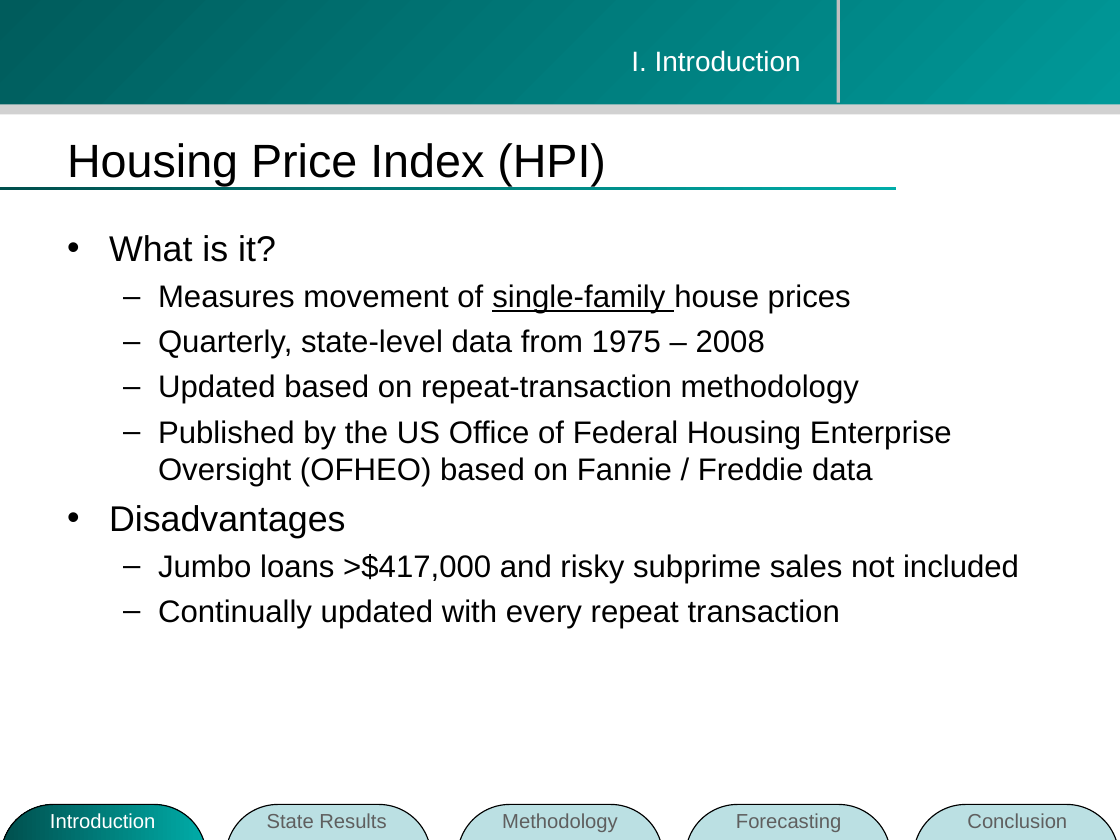
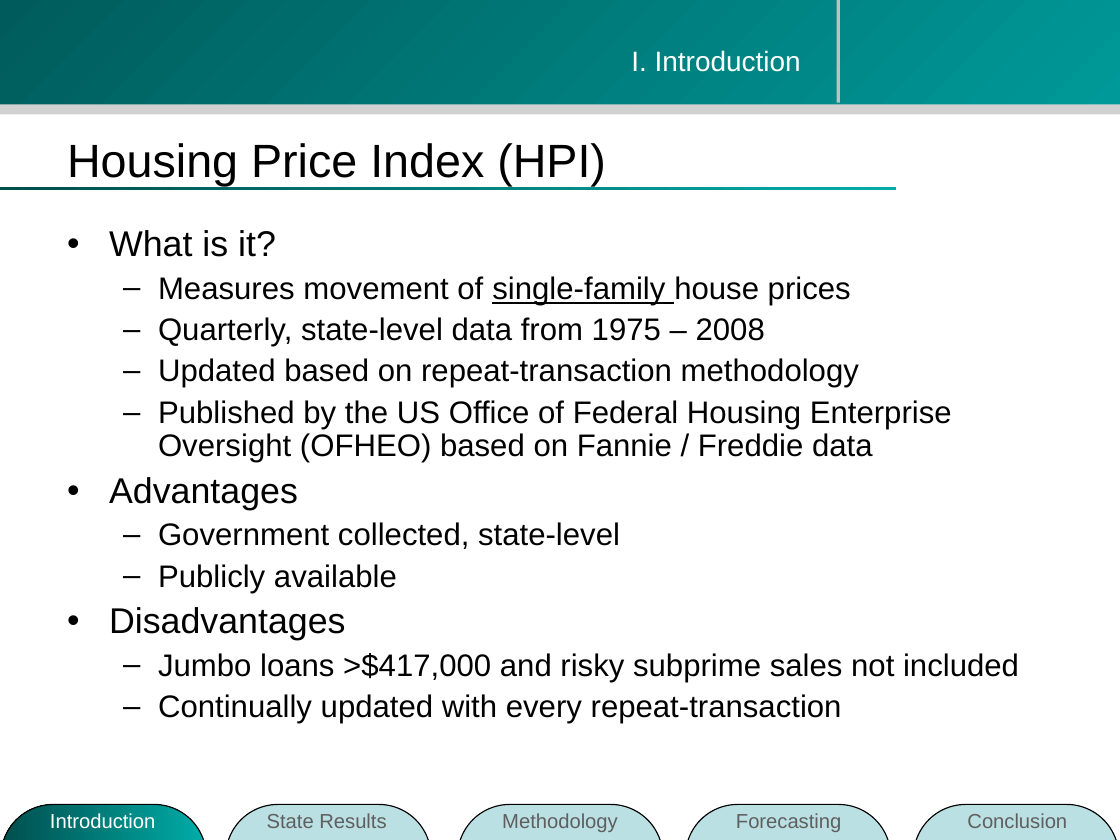
Before and after one commit to zhouzhenghui/svnrepository, a slide deck: slide 6 of SVNRepository/Presentation/M.Eng Final Presentation-take2.ppt (slide 7 before the commit). Drawn at 1120x840 pixels with LibreOffice and Linux fonts; fonts in the diff are those of the drawing; background and template pictures are left out. Boxes give left, top, right and bottom in pixels: in the first picture for what was removed or moved away, otherwise in the second. Text is boxed around its words. In the diff, an @@ line names an element or a change of style, - is before the commit and + after.

```diff
--- a/SVNRepository/Presentation/M.Eng Final Presentation-take2.ppt
+++ b/SVNRepository/Presentation/M.Eng Final Presentation-take2.ppt
@@ text at [109, 230, 1019, 682]: line spacing 1 to 0.9 @@
@@ text at [109, 477, 620, 593]: paragraphs added @@
+• Advantages
+  – Government collected, state-level
+  – Publicly available
@@ text at [158, 694, 842, 723]: text changed @@
-  – Continually updated with every repeat transaction
+  – Continually updated with every repeat-transaction
```
Also in this commit, not shown: 9 other slides changed, 3 slides added, 1 slide removed.
